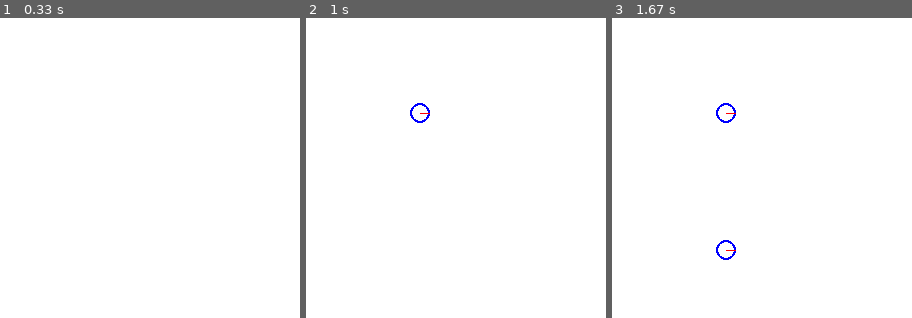
Above: before the commit, frames 1-3 (left to right).
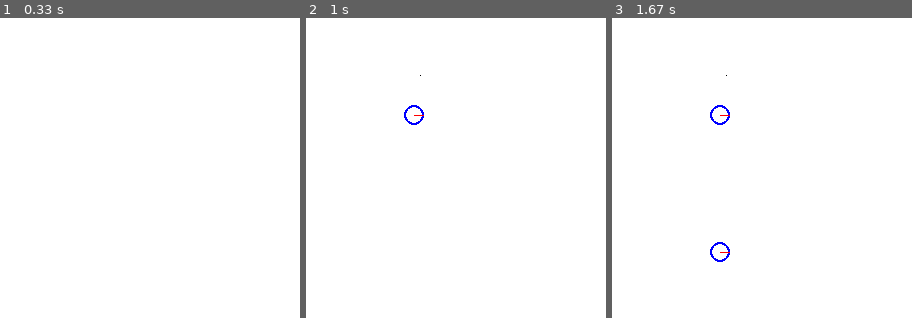
Above: after the commit, the same moments.

Repository: JeMin955/beyondcoding-python
Game: pygame game, started from Game/practicePymunk/ballsAndlines.py
Two runs of this game, one before a commit and one after it. Both use one fixed random seed, a clock stepped at 60 frames per second and the inputs below.
Inputs (mouse positions are % of the whole screen's width and height, from its top left):
- Up to frame 1 (0.33 s): no input
- Up to frame 2 (1 s): right-click (19, 35) at 0.38 s; press the mouse at (19, 35) at 0.7 s; move the mouse to (21, 24) at 0.8 s; release the mouse at (24, 13) at 0.93 s
- Up to frame 3 (1.67 s): press the mouse at (19, 35) at 1.03 s; move the mouse to (35, 48) at 1.13 s; release the mouse at (51, 60) at 1.27 s; press the mouse at (19, 35) at 1.37 s; move the mouse to (27, 32) at 1.47 s; release the mouse at (36, 29) at 1.6 s
The pictures show only the part of the screen within x 0-50%, y 26-76%; the shares and areas given below are measured in that part.

Frame 1 is identical in both runs. In frame 2, 0.2% of the frame differs, in the area x 32-42%, y 19-36%; in frame 3, 0.5%, in the area x 32-42%, y 19-82%.

Commit message:
검증수

Diff:
--- a/Game/practicePymunk/ballsAndlines.py
+++ b/Game/practicePymunk/ballsAndlines.py
@@ -27,6 +27,9 @@
 
     balls = []
 
+    line_point1 = None
+    static_lines = []
+
     mouse_body = pm.Body(body_type = pm.Body.KINEMATIC)
     mouse_shape = pm.Circle(mouse_body, 3, (0, 0))
 
@@ -46,7 +49,7 @@
                 body = pm.Body(10, 100)
                 body.position = p
 
-                shape = pm.Circle(body, 10, p)
+                shape = pm.Circle(body, 10, (0,0))
                 shape.friction = 0.5
 
                 shape.collition_type = COLLTYPE_BALL
@@ -61,12 +64,26 @@
             body = pm.Body(10, 100)
             body.position = mouse_pos
 
-            shape = pm.Circle(body, 10, mouse_pos)
+            shape = pm.Circle(body, 10, (0, 0))
             shape.friction = 0.5
 
             shape.collition_type = COLLTYPE_BALL
             space.add(body, shape)
             balls.append(shape)
+
+        elif event.type == pg.MOUSEBUTTONDOWN and event.button == 3:
+            if line_point1 is None:
+                line_point1 = Vec2d(event.pos[X], flipy(event.pos[Y]))
+        elif event.type == pg.MOUSEBUTTONUP and event.button == 3:
+            if line_point1 is not None:
+                line_point2 = Vec2d(event.pos[X], flipy(event.pos[Y]))
+                shape = pm.Segment(
+                    space.static_body, line_point1, line_point2, 0
+                )
+                shape.friction = 0.99
+                space.add(shape)
+                static_lines.append(shape)
+                line_point1 = None
 
         dt = 1 / 60
         space.step(dt)
@@ -85,6 +102,17 @@
             pg.draw.circle(screen, pg.Color("blue"), p, int(r), 2)
             pg.draw.line(screen, pg.Color("red"), p, p2)
 
+        if line_point1 is not None:
+            p1 = int(line_point1.x), int(flipy(line_point1.y))
+            p2 = mouse_pos.x, flipy(mouse_pos.y)
+            pg.draw.lines(screen, pg.Color("black"), False, [p1, p2])
+
+        for line in static_lines:
+            p1 = (line.a[0], flipy(line.a[1]))
+            p2 = (line.b[0], flipy(line.b[1]))
+
+            pg.draw.lines(screen, pg.Color("black"), False, [p1, p2])
+
         pg.display.flip()
         clock.tick(60)
 
--- /dev/null
+++ b/beakjoon/검증수.py
@@ -0,0 +1,8 @@
+x = list(map(int,input().split()))
+y = []
+z = 0
+for i in x:
+    y.append(i * i)
+for i in y:
+    z += i
+print(z % 10)
--- /dev/null
+++ b/beakjoon/더하기.py
@@ -0,0 +1,11 @@
+y = []
+n = int(input())
+for i in range(n):
+    t = int(input())
+    x = list(map(int,input().split()))
+    z = 0
+    for j in x:
+        z += j
+    y.append(z)
+for i in y:
+    print(i)
--- /dev/null
+++ b/beakjoon/피보나치 수.py
@@ -0,0 +1,5 @@
+n = int(input())
+x = [0, 1]
+for i in range(2, n+1):
+    x.append(x[i-1] + x[i-2])
+print(max(x))
--- /dev/null
+++ b/beakjoon/홀수.py
@@ -0,0 +1,16 @@
+x = []
+y = []
+z = 0
+for i in range(0, 7):
+    n = int(input())
+    if n % 2 == 0:
+        y.append(n)
+    else:
+        x.append(n)
+if len(x) == 0:
+    print(-1)
+else:
+    for i in x:
+        z += i
+    print(z)
+    print(min(x))
